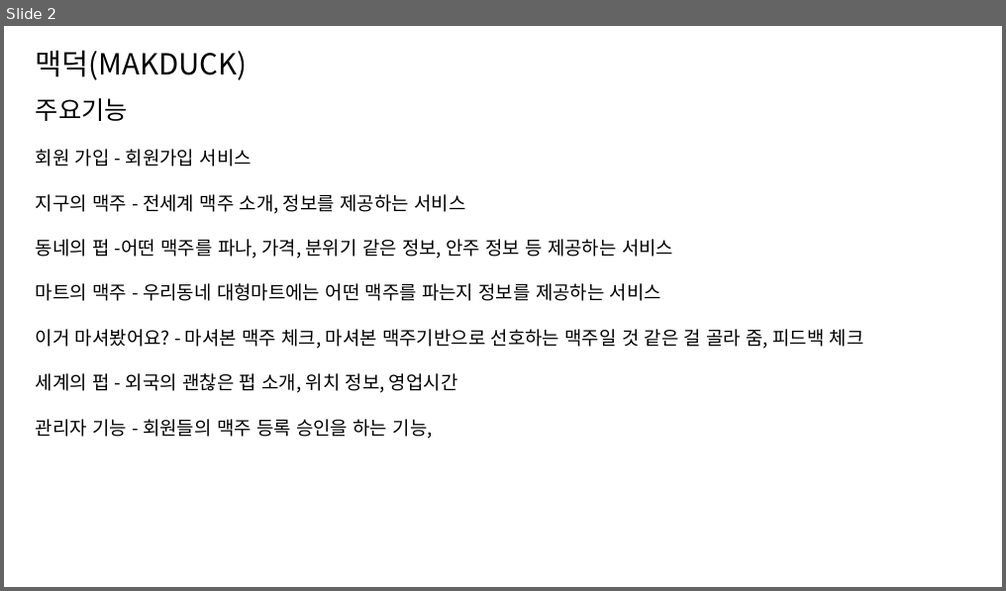
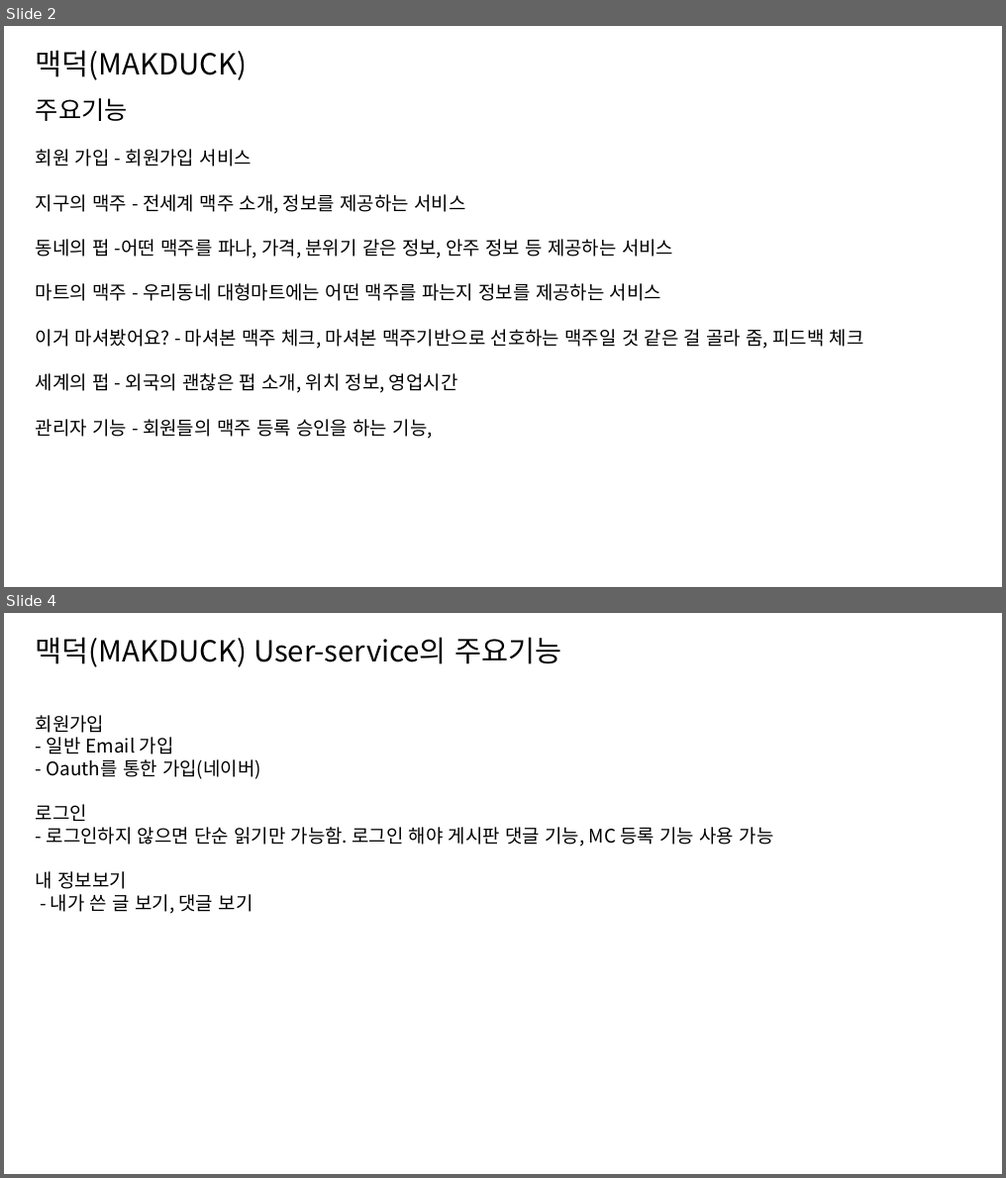
Before and after one commit to suleesulee/MAKDUCK, a slide deck: etc/MAKDUCK_suleesulee.pptx. Shown one above the other, each under a label of ours: slide 2 before the commit, slides 2 and 4 after it; the slides between them are not shown. The pictures are 1006x591 and 1006x1178 pixels, drawn with LibreOffice and Linux fonts; fonts in the diff are those of the drawing. Boxes give left, top, right and bottom in pixels: in the first picture for what was removed or moved away, otherwise in the second. Text is boxed around its words. In the diff, an @@ line names an element or a change of style, - is before the commit and + after.

```diff
--- a/etc/MAKDUCK_suleesulee.pptx
+++ b/etc/MAKDUCK_suleesulee.pptx
@@ slide 4 added at (4,613,1002,1174), background #FFFFFF @@
@@ text added at (36,637,561,667), 28 pt, text #000000 @@
+맥덕(MAKDUCK) User-service의 주요기능
@@ text added at (36,715,774,914), 18 pt, text #000000 @@
+회원가입
+- 일반 Email 가입
+- Oauth를 통한 가입(네이버)
+로그인
+- 로그인하지 않으면 단순 읽기만 가능함. 로그인 해야 게시판 댓글 기능, MC 등록 기능 사용 가능
+내 정보보기
+- 내가 쓴 글 보기, 댓글 보기
```
Also in this commit, not shown: 4 other slides added, 2 other files.
